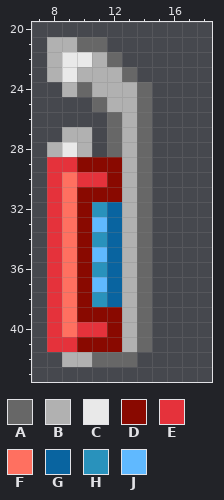
Pixel-art sprite, stored at hold/tealsummernights/tsn.ss.b.2.png. The picture above is the old version.
The file is 24x64 pixels. Shown: x 7..18, y 20..43.
Palette (. is transparent): A #676767  B #b1b1b1  C #e9e9e9  D #890900  E #e5323b  F #ff7060  G #0964a0  H #2992bc  J #60b9ff
Pixels before, first column x 8:
21 BBAA...
22 BCCBA..
23 BCBBBA.
24 .BABBBA
25 ...ABBA
26 ....ABA
27 .BB.ABA
28 BCB.ABA
29 EEDDDBA
30 EFEEDBA
31 EFDDDBA
32 EFDHGBA
33 EFDJGBA
34 EFDHGBA
35 EFDJGBA
36 EFDHGBA
37 EFDJGBA
38 EFDHGBA
39 EFDDDBA
40 EFEEDBA
41 EEDDDBA
42 .BBAAA.
After:
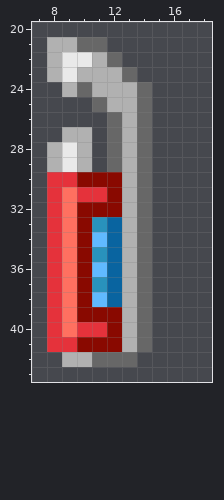
Difference:
{"y":29,"x":8,"old":"EEDDD","new":"BCB.A"}
{"y":30,"x":9,"old":"FEE","new":"EDD"}
{"y":31,"x":10,"old":"DD","new":"EE"}
{"y":32,"x":11,"old":"HG","new":"DD"}
{"y":33,"x":11,"old":"J","new":"H"}
{"y":34,"x":11,"old":"H","new":"J"}
{"y":35,"x":11,"old":"J","new":"H"}
{"y":36,"x":11,"old":"H","new":"J"}
{"y":37,"x":11,"old":"J","new":"H"}
{"y":38,"x":11,"old":"H","new":"J"}
{"label":"changed","picture_box":[47,157,122,307]}
